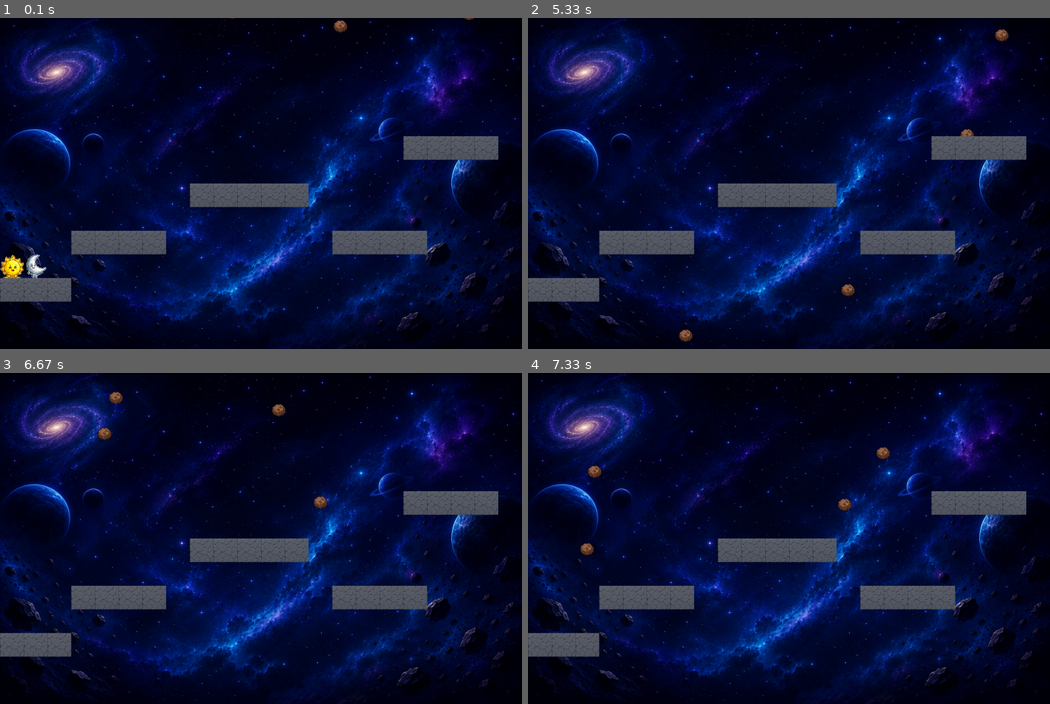
Above: before the commit, frames 1-4 (two rows, left to right).
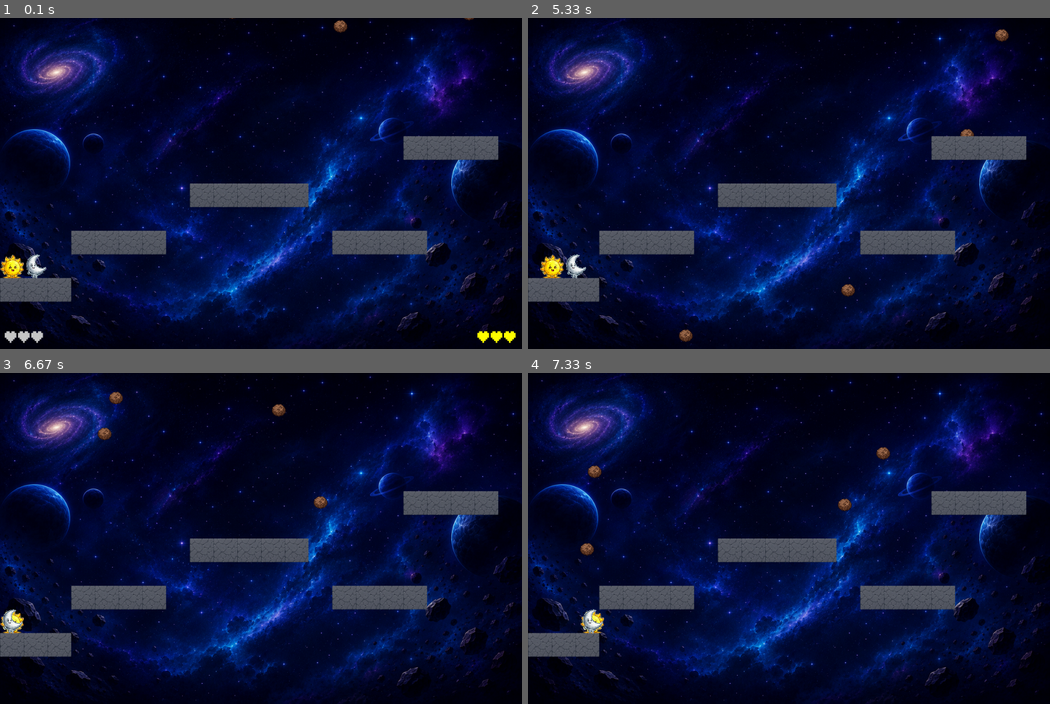
Above: after the commit, the same moments.

Repository: biancarh/PyGame--Bianca-Habr-Adria-Mendes-Marina-Abreu
Game: pygame game, started from Documento mestre.py
The game is run twice, just before and just after one commit, with the same random seed, the same clock (stepped at 60 frames per second) and the same inputs.
Inputs:
- Up to frame 1 (0.1 s): no input
- Up to frame 2 (5.33 s): hold Right 0.33-0.8 s; hold Up 0.83-1.13 s; hold W 0.83-1.13 s; hold Right 1.17-1.63 s; hold D 1.17-1.63 s; hold Left 1.67-2.2 s; hold A 1.67-2.2 s; hold Left 2.23-2.63 s; hold A 2.23-2.63 s; hold Up 2.67-3.03 s; hold W 2.67-3.03 s; hold Right 3.07-3.7 s; hold D 3.07-3.7 s; hold Left 3.73-4.2 s; hold A 3.73-4.2 s; hold Right 4.23-4.7 s; hold D 4.23-4.7 s; hold Right from 5.07 s (still down); hold D from 5.07 s (still down)
- Up to frame 3 (6.67 s): release Right at 5.53 s; release D at 5.53 s; hold Left 5.57-6.1 s; hold A 5.57-6.1 s
- Up to frame 4 (7.33 s): hold Right from 6.97 s (still down); hold D from 6.97 s (still down)

The runs differ from the first frame. In frame 1, 0.4% of the frame differs, in the area x 0-99%, y 94-99%; in frame 2, 0.4%, in the area x 2-12%, y 71-79%; in frame 3, 0.2%; in frame 4, 0.2%.

Commit message:
Fazendo vidas dos personagens
Co-authored-by: Copilot <copilot@github.com>

Diff:
--- a/fase1_screen.py
+++ b/fase1_screen.py
@@ -409,6 +409,7 @@
             img = pygame.transform.scale(img, (32, 32))
             explosion_anim.append(img)
         assets["explosion_anim"] = explosion_anim
+        assets["score_font"] = pygame.font.Font(path.join(img_dir, 'PressStart2P.ttf'), 28)
         return assets
 
 
@@ -519,11 +520,11 @@
 
         if state == PLAYING:
 
-            if player_moon.rect.y > HEIGHT and lives_moon > 1:
+            if player_moon.rect.y > HEIGHT and lives_moon > 0:
                 lives_moon -= 1
                 player_moon.reset_position_moon()
 
-            if player_sun.rect.y > HEIGHT and lives_sun > 1:
+            if player_sun.rect.y > HEIGHT and lives_sun > 0:
                 lives_sun -= 1
                 player_sun.reset_position_sun()
 
@@ -595,10 +596,24 @@
         window.blit(background, (0, 0))
         all_sprites.draw(window)
 
+        # ----- Gera saídas
+
+        # Desenhando as vidas da lua
+        text_surface = assets['score_font'].render(chr(9829) * lives_moon, True, (200,200,200))
+        text_rect = text_surface.get_rect()
+        text_rect.bottomleft = (10, HEIGHT - 10)
+        window.blit(text_surface, text_rect)
+
+        # Desenhando as vidas do sol
+        text_surface = assets['score_font'].render(chr(9829) * lives_sun, True, (255, 255, 0))
+        text_rect = text_surface.get_rect()
+        text_rect.bottomright = (WIDTH - 10, HEIGHT - 10)
+        window.blit(text_surface, text_rect)
+
         # Depois de desenhar tudo, inverte o display.
         pygame.display.flip()
 
-        # ----- Gera saídas
+
 
         # tela_texto = assets['font_media'].render("Tela com o seu jogo", True, WHITE)
         # text_rect = tela_texto.get_rect()
Binary file added: img/PressStart2P.ttf
